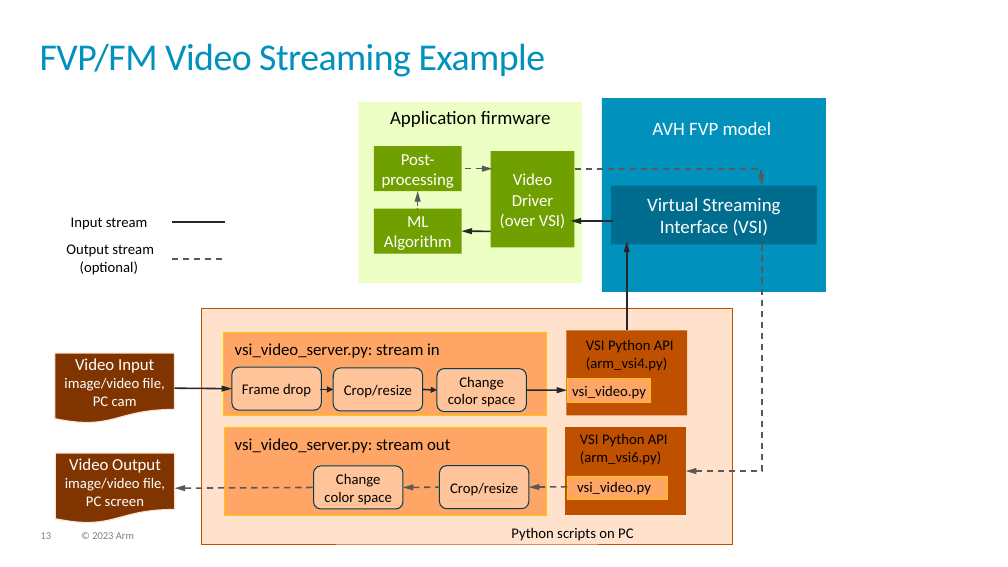
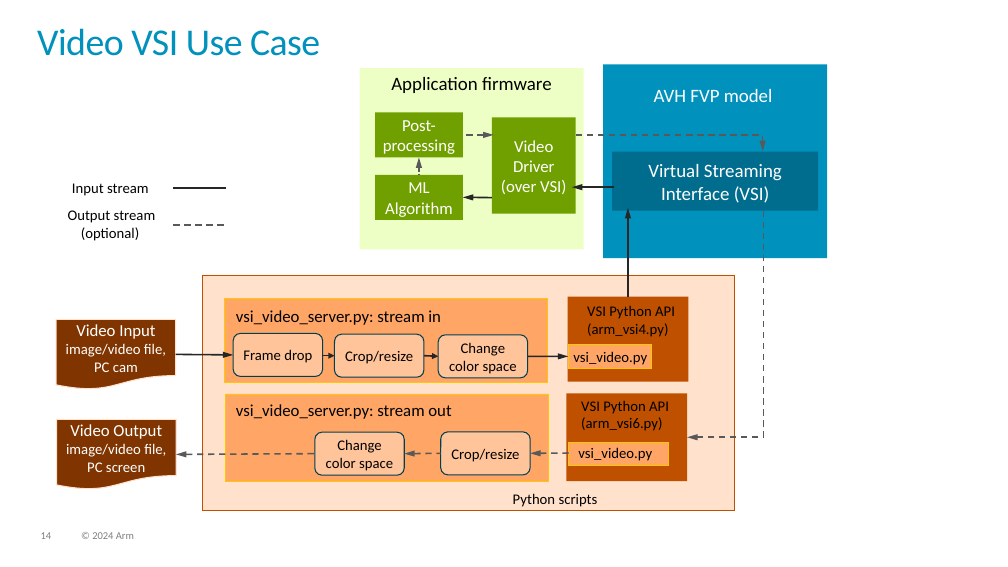
Before and after one commit to ARM-software/AVH, a slide deck: slide 14 of DoxyGen/overview/src/images/img_src.pptx (slide 13 before the commit). Drawn at 1008x567 pixels with LibreOffice and Linux fonts; fonts in the diff are those of the drawing; background and template pictures are left out. Boxes give left, top, right and bottom in pixels: in the first picture for what was removed or moved away, otherwise in the second. Text is boxed around its words. In the diff, an @@ line names an element or a change of style, - is before the commit and + after.

```diff
--- a/DoxyGen/overview/src/images/img_src.pptx
+++ b/DoxyGen/overview/src/images/img_src.pptx
@@ title at [37, 28, 320, 56]: text changed @@
-FVP/FM Video Streaming Example
+Video VSI Use Case
@@ 13 rectangles, 12 arrows, 8 texts, 5 rounded rectangles, 2 flow chart documents, 2 elbow arrows, 2 lines: place and size @@
-13 rectangles, 12 arrows, 8 texts, 5 rounded rectangles, 2 flow chart documents, 2 elbow arrows, 2 lines at [55, 98, 826, 544]
+13 rectangles, 12 arrows, 8 texts, 5 rounded rectangles, 2 flow chart documents, 2 elbow arrows, 2 lines at [56, 64, 827, 510]
@@ text at [513, 493, 598, 507]: text changed @@
-Python scripts on PC
+Python scripts
@@ text at [92, 532, 134, 539]: text changed @@
-© 2023 Arm
+© 2024 Arm
```
Also in this commit, not shown: 30 other slides changed, 1 slide added, 3 other files.
